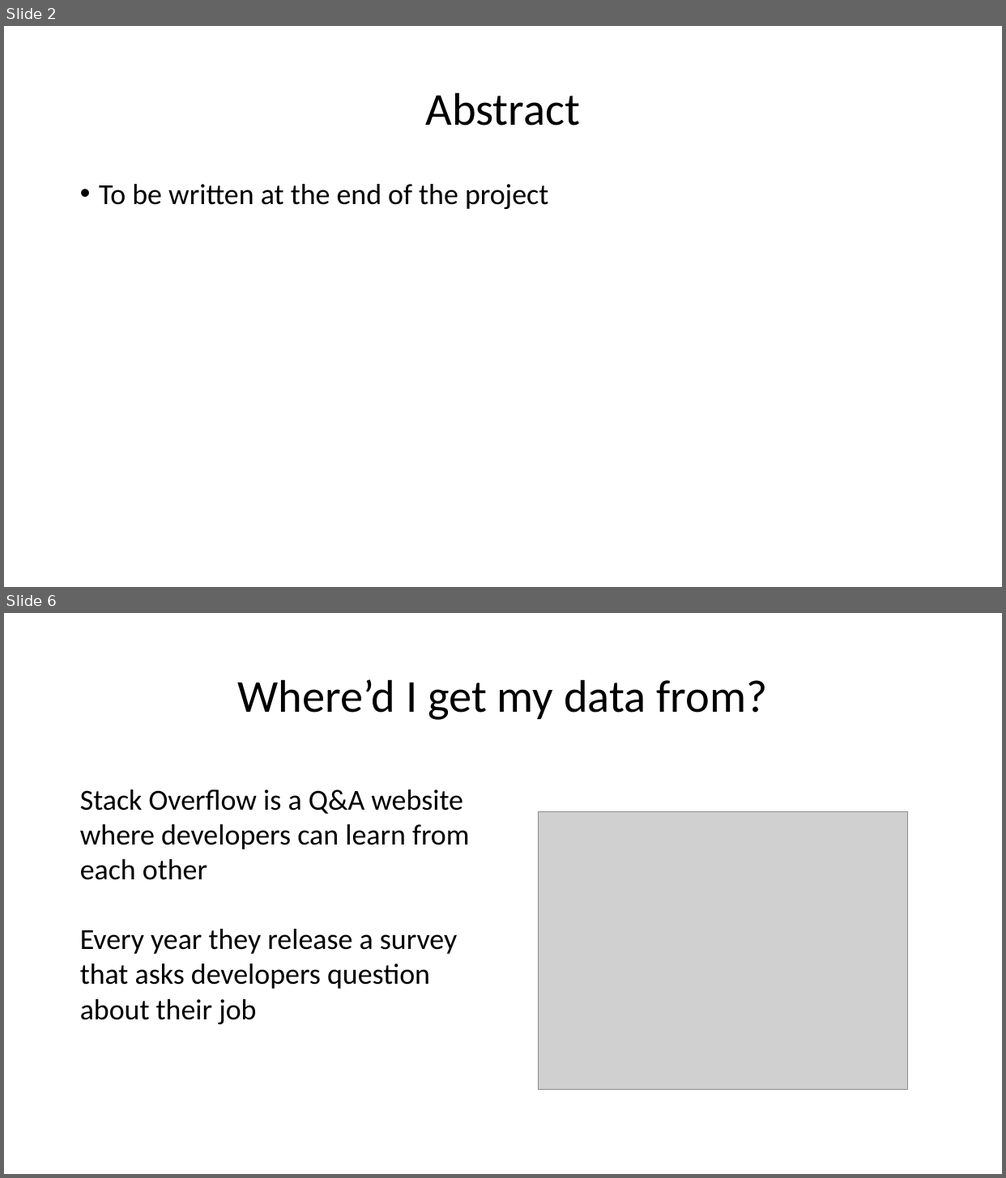
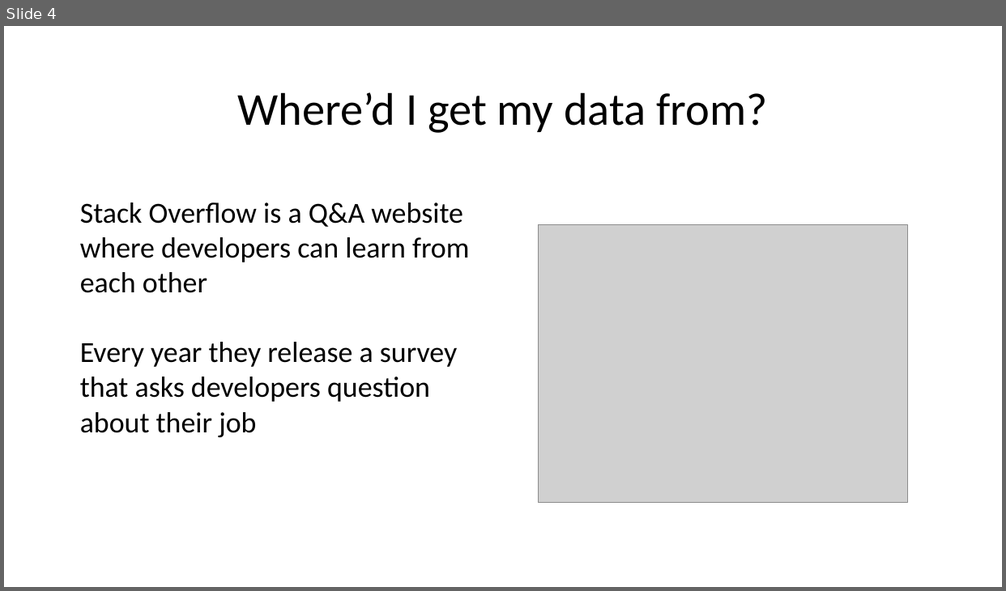
Before and after one commit to Iotaslair/DM-ML-Personal-Project, a slide deck: Presentations/For Me/Presentation.pptx. Shown one above the other, each under a label of ours: slides 2 and 6 before the commit, slide 4 after it; the slides between them are not shown. The pictures are 1006x1178 and 1006x591 pixels, drawn with LibreOffice and Linux fonts; fonts in the diff are those of the drawing; grey boxes stand for pictures. Boxes give left, top, right and bottom in pixels: in the first picture for what was removed or moved away, otherwise in the second. Text is boxed around its words. In the diff, an @@ line names an element or a change of style, - is before the commit and + after.

```diff
--- a/Presentations/For Me/Presentation.pptx
+++ b/Presentations/For Me/Presentation.pptx
@@ slide 2 removed at <box>4,26,1002,587</box>, background #FFFFFF @@
@@ title removed at <box>425,92,580,126</box> @@
-Abstract
@@ text removed at <box>99,184,548,209</box> @@
-• To be written at the end of the project
@@ what was slide 6 is now slide 4 @@
```
Also in this commit, not shown: 6 slides changed, 9 slides added, 9 other slides removed, 4 other files.
